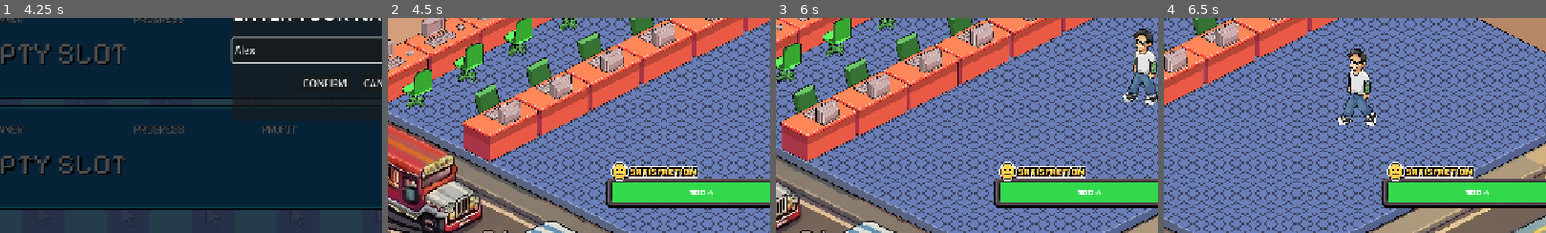
Above: before the commit, frames 1-4 (left to right).
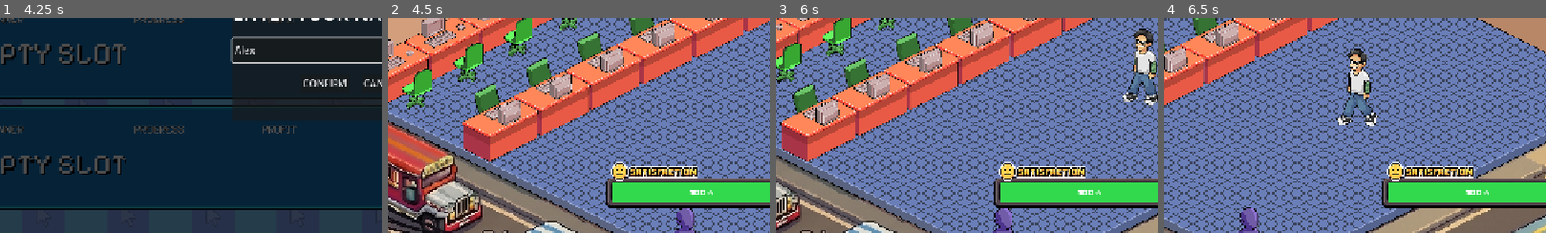
Above: after the commit, the same moments.

Repository: vinnyy-ph/gvd-project-overclocked
Game: Godot game, scene res://ui/main_menu_v2/MainMenuV2.tscn
Same seed, same stepped clock (60 frames per second), same inputs: the game is played once before the commit and once after it. Sound files missing from this copy of the repository are replaced by a short silence.
Inputs (mouse positions are % of the whole screen's width and height, from its top left):
- Up to frame 1 (4.25 s): click (81, 28) at 0.5 s; click (50, 31) at 1.25 s; click (54, 58) at 2.02 s; type "Alex" at 2.1 s; click (50, 57) at 2.75 s; click (50, 82) at 3.5 s
- Up to frame 2 (4.5 s): click "CONFIRM" at 4.25 s
- Up to frame 3 (6 s): click (48, 27) at 5.02 s; tap Enter at 5.75 s; move the mouse to (72, 45) at 5.77 s; hold Right (ui_right) from 5.78 s (still down); click (72, 45) at 5.92 s
- Up to frame 4 (6.5 s): keep holding Right (ui_right)
The pictures show only the part of the screen within x 8-58%, y 50-100%; the shares and areas given below are measured in that part.

Frame 1 is identical in both runs. In frame 2, 0.5% of the frame differs, in the area x 75-81%, y 88-100%; in frame 3, 0.5%; in frame 4, 0.5%, in the area x 19-25%, y 88-100%.

Commit message:
Add drag-and-drop for waiting customers
Implement drag-and-drop interactions for waiting customers and handle drop logic into desks. customer.gd: add drag_started/drag_ended signals, drag state, drag offset, original waiting position, mouse/touch motion handling, and return_to_waiting_position tween. shop_floor_scrollable.gd: track customer dragging, connect new signals for restored/spawned customers, handle drag start/end to snap to nearest available/unlocked desk (250px threshold) or return to waiting spot, and block camera drag/zoom while dragging. shop_floor_scrollable.tscn: add waiting customer sprite resource/node and remove old WaitingArea/ExitPoint nodes.

Diff:
--- a/core/shop_floor/customer.gd
+++ b/core/shop_floor/customer.gd
@@ -16,6 +16,12 @@
 
 signal arrived_at_pc
 signal exited_pc
+signal drag_started(customer)
+signal drag_ended(customer, global_pos)
+
+var is_dragging = false
+var drag_offset = Vector2.ZERO
+var original_waiting_position = Vector2.ZERO
 
 func _ready():
 	add_child(revenue_timer)
@@ -32,6 +38,10 @@
 
 	# Randomize session duration (15 to 40 seconds)
 	session_timer.wait_time = randf_range(15.0, 40.0)
+
+func return_to_waiting_position():
+	var tween = create_tween()
+	tween.tween_property(self, "global_position", original_waiting_position, 0.4).set_trans(Tween.TRANS_SINE).set_ease(Tween.EASE_OUT)
 
 func assign_to_pc(pc_index: int, pos, chair: Node, resume_data: Dictionary = {}):
 	if pos == null:
@@ -129,9 +139,37 @@
 	if current_state != State.WAITING: return
 
 	if event is InputEventMouseButton:
-		if event.button_index == MOUSE_BUTTON_LEFT and event.pressed:
+		if event.button_index == MOUSE_BUTTON_LEFT:
+			if event.pressed:
+				is_dragging = true
+				drag_offset = get_global_mouse_position() - global_position
+				original_waiting_position = global_position
+				drag_started.emit(self)
+				accept_event()
+			elif is_dragging:
+				is_dragging = false
+				drag_ended.emit(self, get_global_mouse_position())
+				accept_event()
+
+	elif event is InputEventMouseMotion and is_dragging:
+		global_position = get_global_mouse_position() - drag_offset
+		accept_event()
+
+	elif event is InputEventScreenTouch:
+		if event.pressed:
+			is_dragging = true
+			drag_offset = get_global_mouse_position() - global_position
+			original_waiting_position = global_position
+			drag_started.emit(self)
 			accept_event()
-			customer_selected.emit(self)
+		elif is_dragging:
+			is_dragging = false
+			drag_ended.emit(self, get_global_mouse_position())
+			accept_event()
+
+	elif event is InputEventScreenDrag and is_dragging:
+		global_position = get_global_mouse_position() - drag_offset
+		accept_event()
 
 func set_selection(selected: bool):
 	is_selected = selected
--- a/core/shop_floor/shop_floor_scrollable.gd
+++ b/core/shop_floor/shop_floor_scrollable.gd
@@ -24,6 +24,8 @@
 
 var selected_customer: Customer = null
 signal customer_selected(customer)
+
+var is_customer_dragging: bool = false
 
 # Map slots to their desk nodes and positions
 var seat_nodes: Array = []
@@ -127,6 +129,8 @@
 		var customer = customer_scene.instantiate()
 		customer_container.add_child(customer)
 		customer.customer_selected.connect(_on_customer_selected)
+		customer.drag_started.connect(_on_customer_drag_started)
+		customer.drag_ended.connect(_on_customer_drag_ended)
 
 		if data["state"] == Customer.State.WAITING:
 			customer.global_position = data["pos"]
@@ -153,17 +157,46 @@
 	desk.add_child(btn)
 	btn.pressed.connect(_on_desk_clicked.bind(slot_idx))
 
-func _on_desk_clicked(slot_idx: int):
-	if selected_customer != null:
+func _on_desk_clicked(slot_idx: int, customer: Customer = null):
+	var target_customer = customer if customer else selected_customer
+	if target_customer != null:
 		if not GameManager.occupied_slots[slot_idx]:
 			var target_pos = seat_positions[slot_idx]
 			var desk = seat_nodes[slot_idx]
 
-			_connect_customer_signals(selected_customer, slot_idx)
-			selected_customer.assign_to_pc(slot_idx, target_pos, desk)
-			_deselect_customer()
+			_connect_customer_signals(target_customer, slot_idx)
+			target_customer.assign_to_pc(slot_idx, target_pos, desk)
+			if target_customer == selected_customer:
+				_deselect_customer()
 		else:
 			_show_station_occupied_feedback(slot_idx)
+
+func _on_customer_drag_started(_customer: Customer):
+	is_customer_dragging = true
+
+func _on_customer_drag_ended(customer: Customer, global_pos: Vector2):
+	is_customer_dragging = false
+
+	var best_dist = 250.0 # Threshold for dropping (increased for better feel)
+	var best_slot = -1
+
+	var unlocked_slots = 13 if every_pc_unlocked else GameManager.get_unlocked_slots()
+
+	for i in range(seat_nodes.size()):
+		var desk = seat_nodes[i]
+		if not desk: continue
+		if GameManager.occupied_slots[i]: continue
+		if i >= unlocked_slots: continue
+
+		var dist = global_pos.distance_to(desk.global_position)
+		if dist < best_dist:
+			best_dist = dist
+			best_slot = i
+
+	if best_slot != -1:
+		_on_desk_clicked(best_slot, customer)
+	else:
+		customer.return_to_waiting_position()
 
 func _connect_customer_signals(customer: Customer, slot_idx: int):
 	if not customer.arrived_at_pc.is_connected(_update_desk_texture):
@@ -249,14 +282,11 @@
 func spawn_customer():
 	var customer = customer_scene.instantiate()
 	customer_container.add_child(customer)
+	customer.customer_selected.connect(_on_customer_selected)
+	customer.drag_started.connect(_on_customer_drag_started)
+	customer.drag_ended.connect(_on_customer_drag_ended)
+
 	var waiting_count = 0
-	for child in customer_container.get_children():
-		if child is Customer and child.current_state == Customer.State.WAITING:
-			waiting_count += 1
-	var base_pos = waiting_area.global_position
-	var spacing = 180.0
-	customer.global_position = base_pos + Vector2((waiting_count - 1) * spacing, 0)
-	customer.customer_selected.connect(_on_customer_selected)
 
 func _on_issue_clicked(pc_index: int):
 	var issue_path = GameManager.active_issues[pc_index]
@@ -317,6 +347,8 @@
 		clamp_camera()
 
 func handle_drag_and_zoom(event):
+	if is_customer_dragging: return
+
 	if event is InputEventMouseButton:
 		if event.button_index == MOUSE_BUTTON_WHEEL_UP and event.pressed:
 			camera.zoom = Vector2(min(camera.zoom.x + 0.1, 1.5), min(camera.zoom.y + 0.1, 1.5))
--- a/core/shop_floor/shop_floor_scrollable.tscn
+++ b/core/shop_floor/shop_floor_scrollable.tscn
@@ -11,6 +11,7 @@
 [ext_resource type="Texture2D" uid="uid://d0ax5bxdt15np" path="res://assets/images/Group 20.png" id="8_sru07"]
 [ext_resource type="Texture2D" uid="uid://da0kr3y1u7k6f" path="res://assets/images/satisfaction_bar.png" id="9_i6wj4"]
 [ext_resource type="Texture2D" uid="uid://dhfcdmvxc2y6q" path="res://assets/images/statsicon.png" id="9_u2yt3"]
+[ext_resource type="Texture2D" uid="uid://cw07bd74n6wfj" path="res://assets/images/shop_floor/waitingcustomer.png" id="10_jajnr"]
 [ext_resource type="Texture2D" uid="uid://cqlx8thi523as" path="res://assets/sprites/walking_person.png" id="11_8jxs8"]
 [ext_resource type="Texture2D" uid="uid://cqjnxbqwb1xsn" path="res://assets/images/continue.png" id="12_am8fm"]
 [ext_resource type="Script" uid="uid://c157mbb0pqg2x" path="res://core/shop_floor/animated_sprite_2d.gd" id="12_f7hrx"]
@@ -213,12 +214,6 @@
 
 [node name="CustomerContainer" type="Node2D" parent="World/Background" unique_id=1968303627]
 
-[node name="WaitingArea" type="Marker2D" parent="World/Background" unique_id=12243615]
-position = Vector2(948.5714, -87.14285)
-
-[node name="ExitPoint" type="Marker2D" parent="World/Background" unique_id=1758434083]
-position = Vector2(800, 300)
-
 [node name="Desk13" type="Sprite2D" parent="World/Background" unique_id=1047420753]
 position = Vector2(179.4354, -92.87397)
 scale = Vector2(0.51159173, 0.51159173)
@@ -322,6 +317,11 @@
 sprite_frames = SubResource("SpriteFrames_f7hrx")
 autoplay = "default"
 script = ExtResource("12_f7hrx")
+
+[node name="CustomerWaiting" type="Sprite2D" parent="World/Background" unique_id=744454501]
+position = Vector2(-95.71424, 840)
+scale = Vector2(0.6091899, 0.6091899)
+texture = ExtResource("10_jajnr")
 
 [node name="MainCamera" type="Camera2D" parent="." unique_id=743193101]
 position = Vector2(640, 724)
